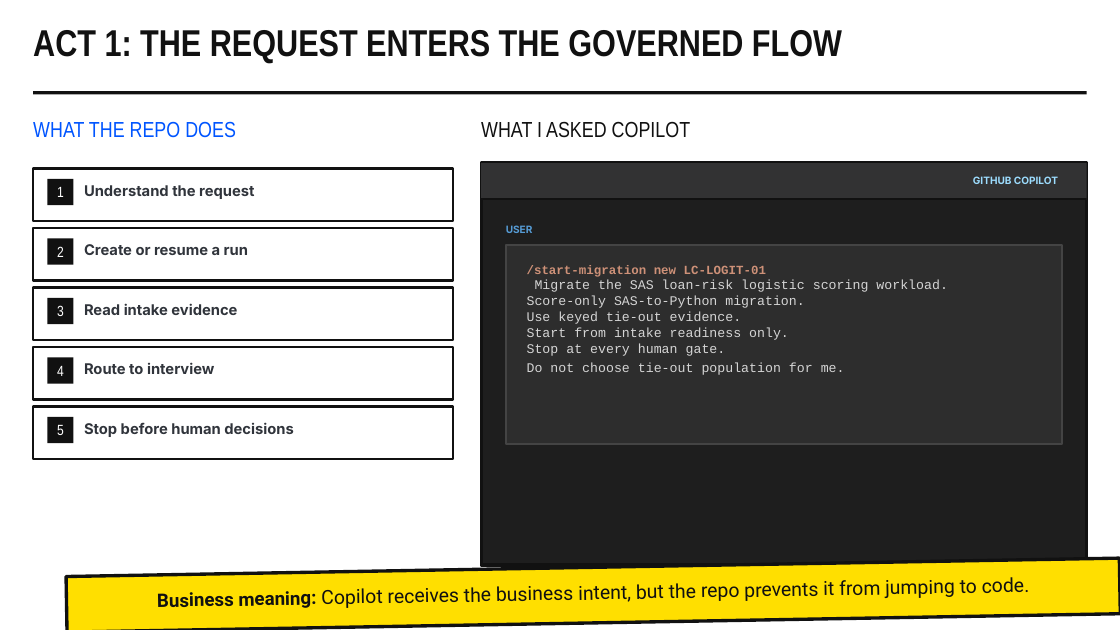
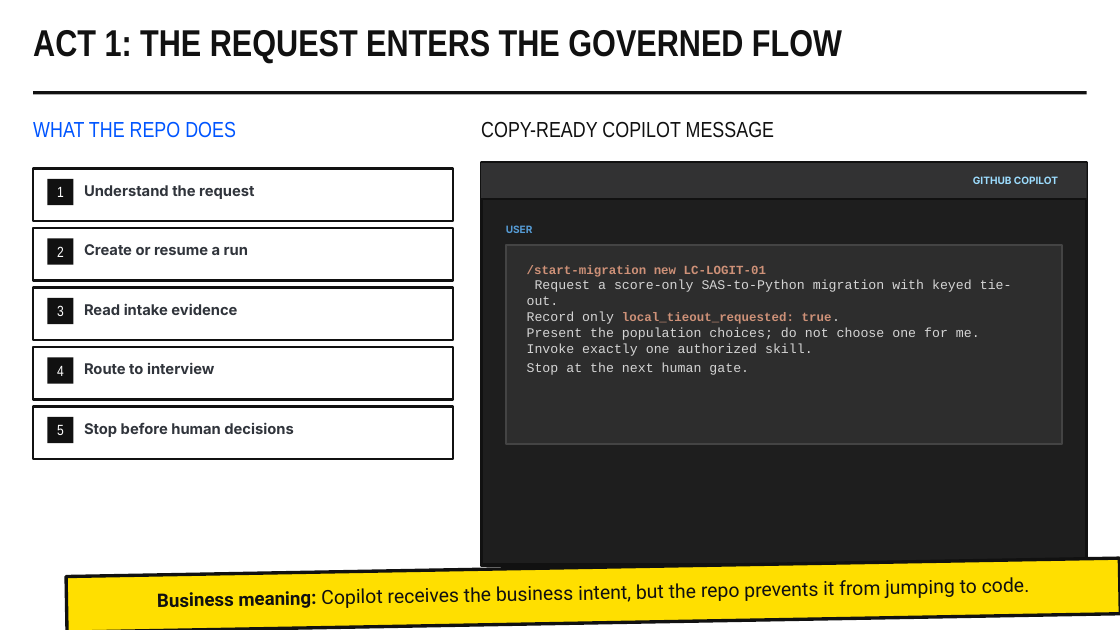
Before and after one commit to keshavnath1/Agent-mastery, a slide deck: slide 11 of Learning_series_copilot_sas_python.pptx. Drawn at 1120x630 pixels with LibreOffice and Linux fonts; fonts in the diff are those of the drawing; background and template pictures are left out. Boxes give left, top, right and bottom in pixels: in the first picture for what was removed or moved away, otherwise in the second. Text is boxed around its words. In the diff, an @@ line names an element or a change of style, - is before the commit and + after.

```diff
--- a/Learning_series_copilot_sas_python.pptx
+++ b/Learning_series_copilot_sas_python.pptx
@@ text at (x1=481, y1=121, x2=774, y2=138): text changed @@
-WHAT I ASKED COPILOT
+COPY-READY COPILOT MESSAGE
@@ text at (x1=527, y1=265, x2=1012, y2=375): text changed @@
-/start-migration new LC-LOGIT-01
-Migrate the SAS loan-risk logistic scoring workload.
-Score-only SAS-to-Python migration.
-Use keyed tie-out evidence.
-Start from intake readiness only.
-Stop at every human gate.
-Do not choose tie-out population for me.
+/start-migration new LC-LOGIT-01
+Request a score-only SAS-to-Python migration with keyed tie-out.
+Record only local_tieout_requested: true.
+Present the population choices; do not choose one for me.
+Invoke exactly one authorized skill.
+Stop at the next human gate.
```
Also in this commit, not shown: 10 other slides changed.
